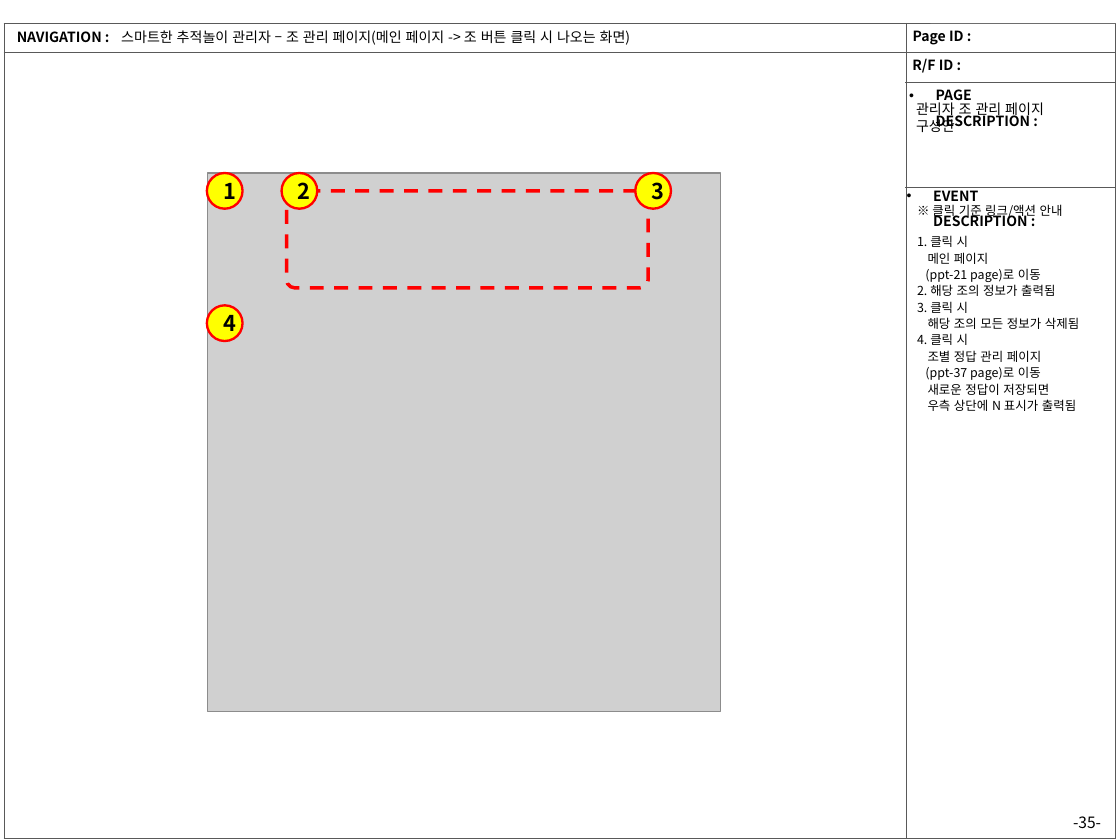
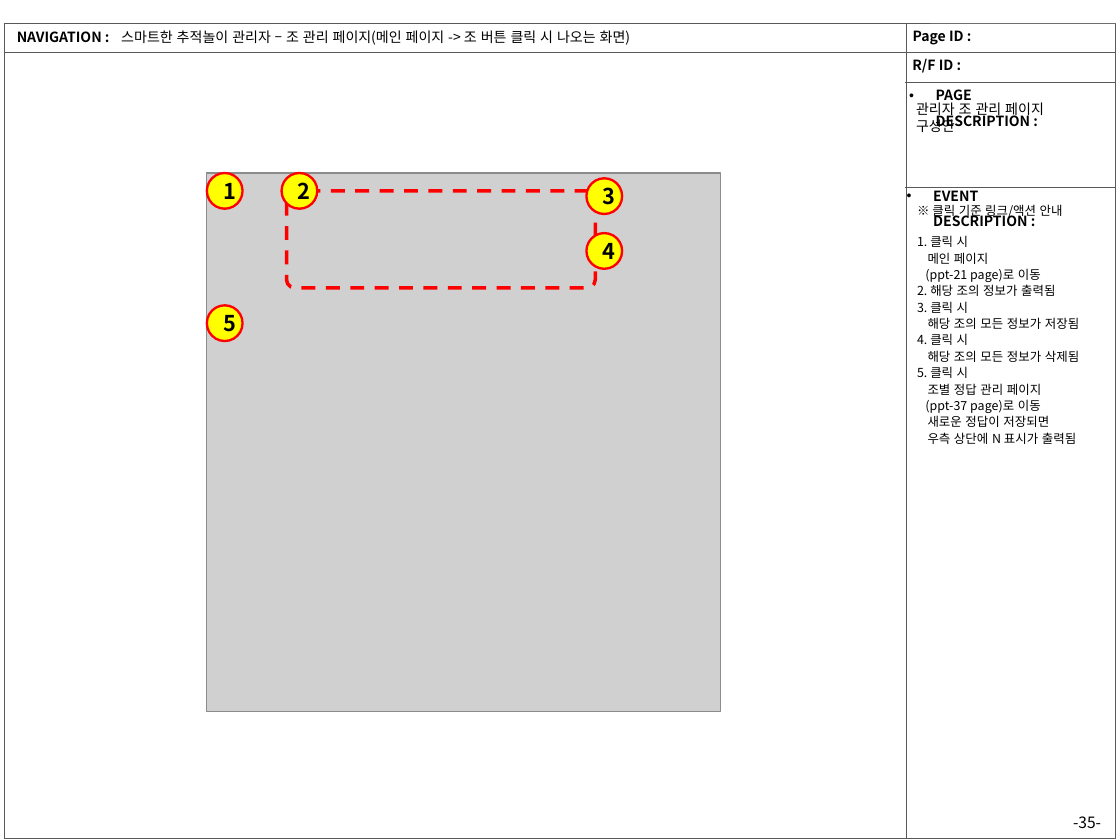
Before and after one commit to hyun5292/smart-tracking-game, a slide deck: slide 36 of client/public/assets/스마트한_추적놀이_스토리보드.pptx. Drawn at 1120x840 pixels with LibreOffice and Linux fonts; fonts in the diff are those of the drawing; grey boxes stand for pictures. Boxes give left, top, right and bottom in pixels: in the first picture for what was removed or moved away, otherwise in the second. Text is boxed around its words. In the diff, an @@ line names an element or a change of style, - is before the commit and + after.

Commit message:
PPT 수정
- 관리자 각 조별 정보 등록 버튼 추가

```diff
--- a/client/public/assets/스마트한_추적놀이_스토리보드.pptx
+++ b/client/public/assets/스마트한_추적놀이_스토리보드.pptx
@@ ellipse "3": place and size @@
-ellipse "3" at box(635, 174, 671, 209)
+ellipse "3" at box(587, 178, 623, 214)
@@ rounded rectangle: place and size @@
-rounded rectangle at box(287, 190, 648, 288)
+rounded rectangle at box(287, 190, 596, 288)
@@ ellipse added at box(587, 233, 623, 269), fill #FFFF00, outline #FF0000 1.5 pt, 14 pt, text #000000, bold @@
+4
@@ text in ellipse at box(223, 310, 236, 338): text changed @@
-4
+5
@@ text at box(917, 317, 1079, 345): paragraphs added @@
+해당 조의 모든 정보가 저장됨
+4. 클릭 시
@@ text at box(917, 366, 968, 378): text changed @@
-4. 클릭 시
+5. 클릭 시
```
Also in this commit, not shown: 1 other slide changed, 1 other file.
